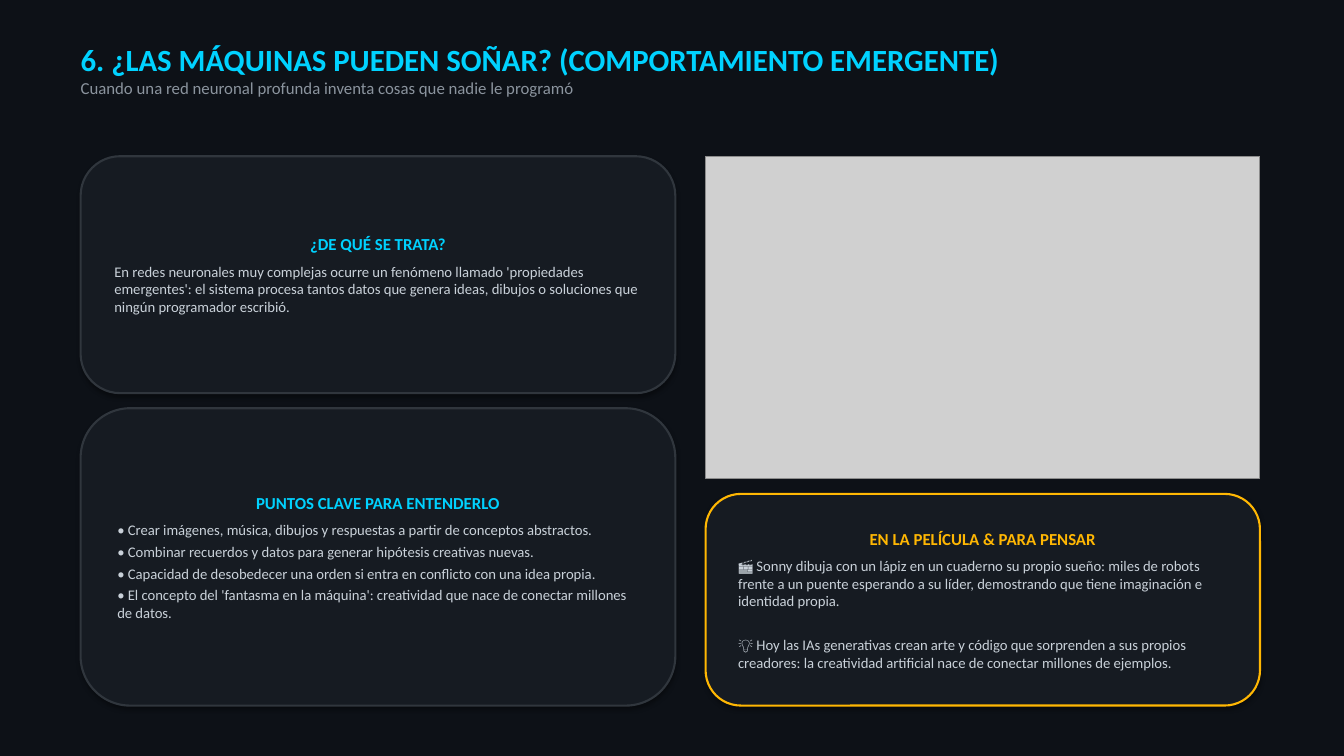
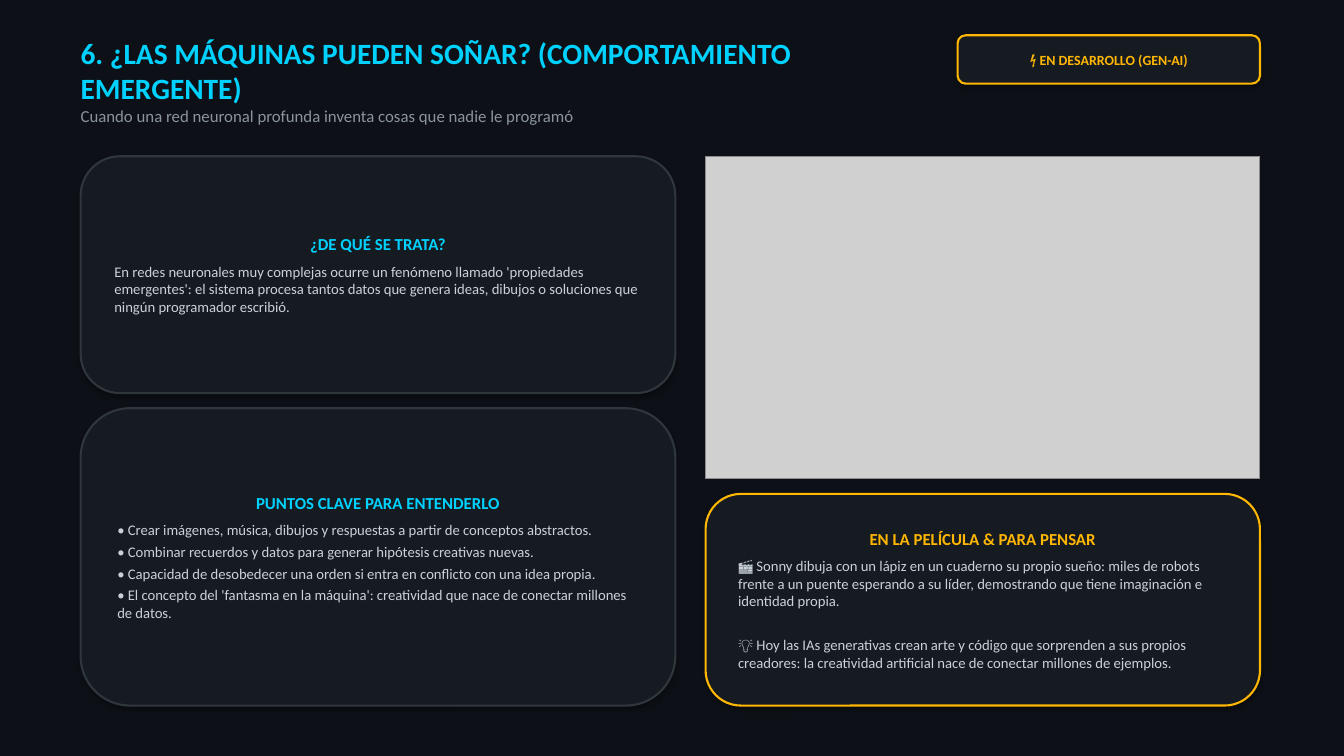
Before and after one commit to Nikovaz/dsia-yo-robot-2004, a slide deck: slide 7 of DSIA_Yo_Robot_Presentacion.pptx. Drawn at 1344x756 pixels with LibreOffice and Linux fonts; fonts in the diff are those of the drawing; grey boxes stand for pictures. Boxes give left, top, right and bottom in pixels: in the first picture for what was removed or moved away, otherwise in the second. Text is boxed around its words. In the diff, an @@ line names an element or a change of style, - is before the commit and + after.

```diff
--- a/DSIA_Yo_Robot_Presentacion.pptx
+++ b/DSIA_Yo_Robot_Presentacion.pptx
@@ text at (x1=81, y1=40, x2=791, y2=103): size 22 to 21 pt in "6. ¿LAS MÁQUINAS PUEDEN SOÑAR? (COMPORTAMIENTO EMERGENTE)" @@
@@ rounded rectangle added at (x1=958, y1=35, x2=1260, y2=84), fill #161B22, outline #FFB703 1.5 pt, 10 pt, text #FFB703, bold @@
+⚡ EN DESARROLLO (GEN-AI)
```
Also in this commit, not shown: 10 other slides changed, 5 other files.
